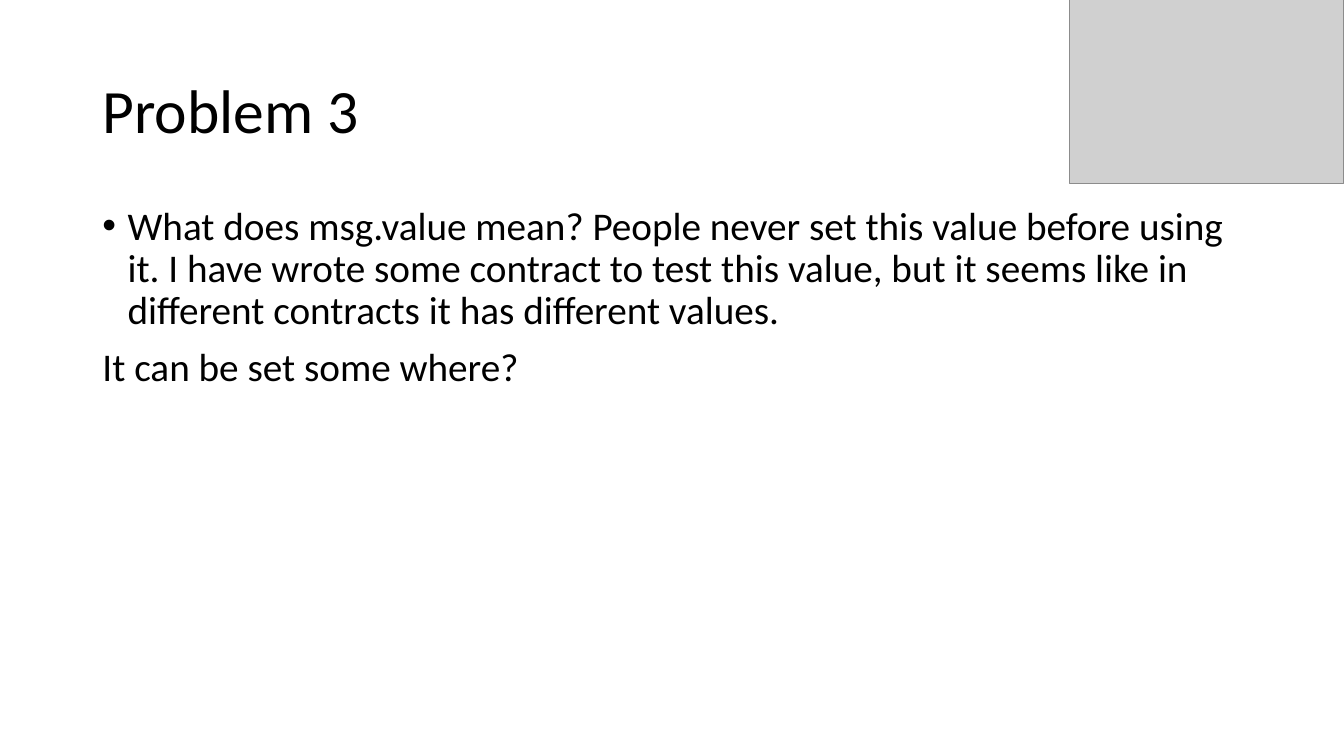
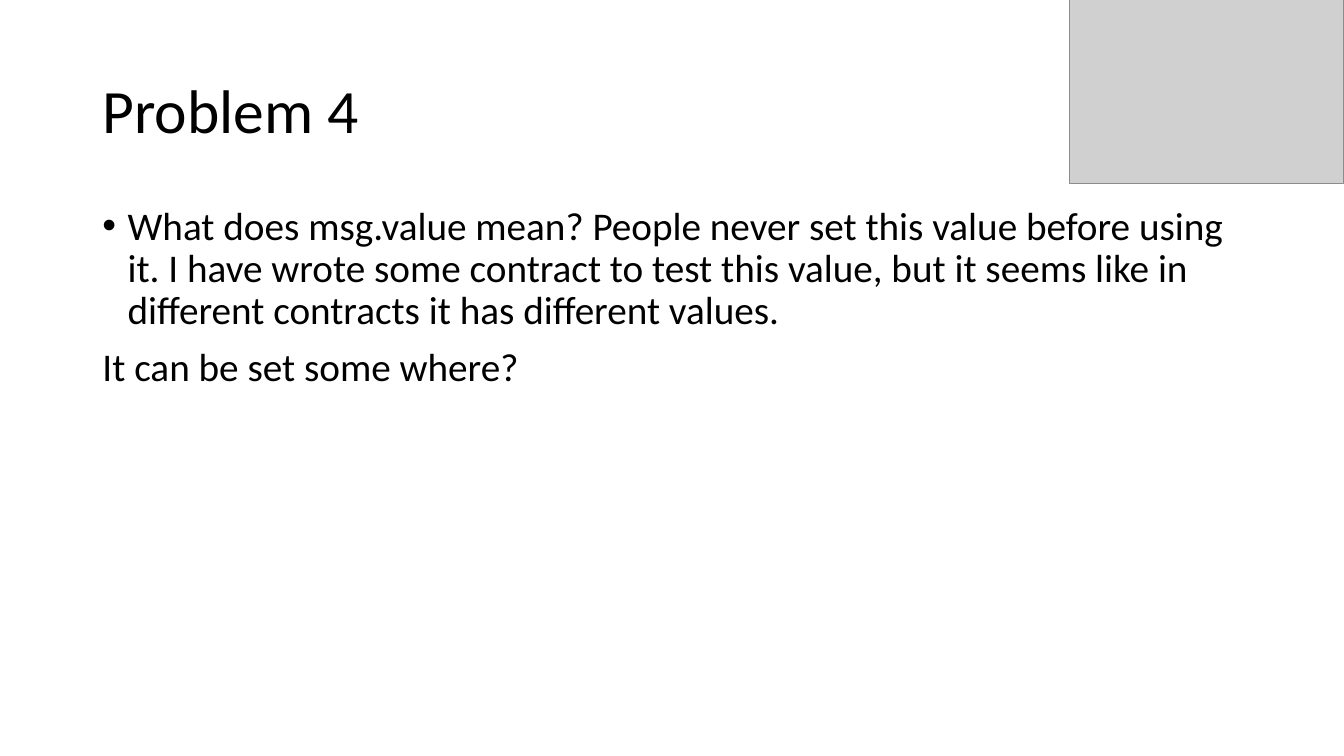
Before and after one commit to ryu9827/bootcamp-slices, a slide deck: slide 13 of Presentation-Bruce.pptx (slide 4 before the commit). Drawn at 1344x756 pixels with LibreOffice and Linux fonts; fonts in the diff are those of the drawing; grey boxes stand for pictures. Boxes give left, top, right and bottom in pixels: in the first picture for what was removed or moved away, otherwise in the second. Text is boxed around its words. In the diff, an @@ line names an element or a change of style, - is before the commit and + after.

Commit message:
put more details for the problems.
But not the final version yet

```diff
--- a/Presentation-Bruce.pptx
+++ b/Presentation-Bruce.pptx
@@ title at (x1=102, y1=90, x2=358, y2=134): text changed @@
-Problem 3
+Problem 4
```
Also in this commit, not shown: 5 other slides changed, 9 slides added.
